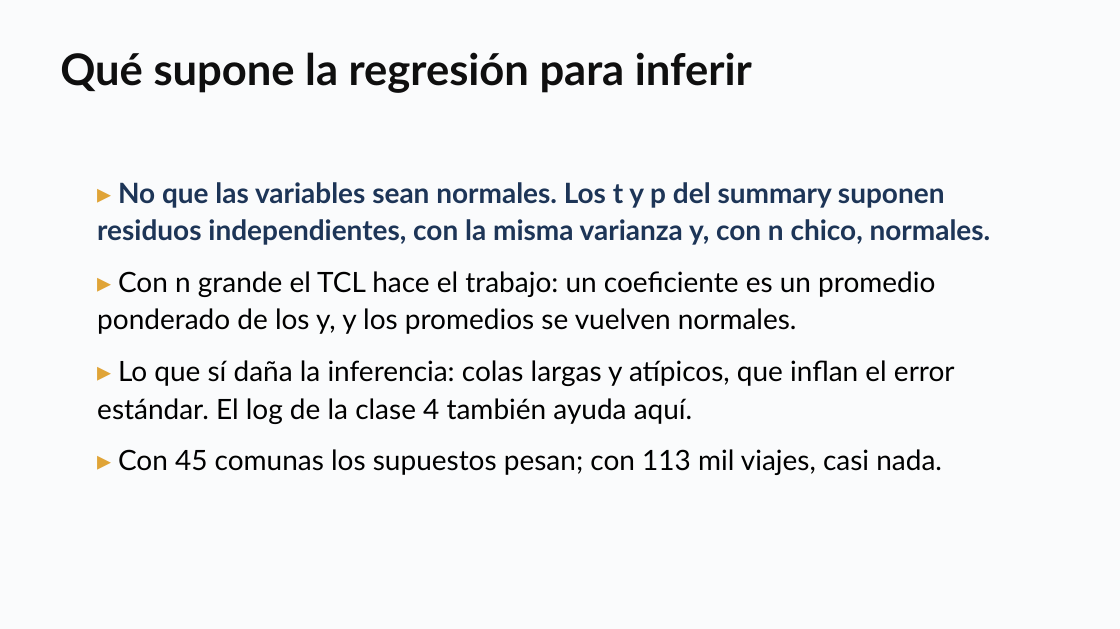
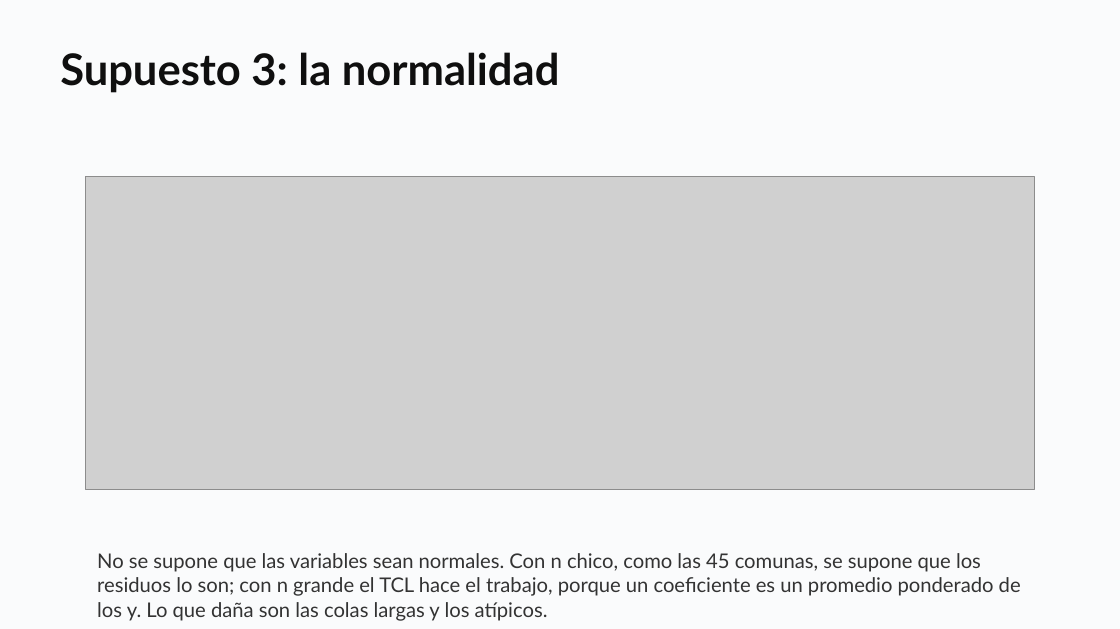
Before and after one commit to daniopitz/diplomado-cdd, a slide deck: slide 29 of presentaciones/clase05_probabilidad_inferencia.pptx (slide 27 before the commit). Drawn at 1120x629 pixels with LibreOffice and Linux fonts; fonts in the diff are those of the drawing; grey boxes stand for pictures. Boxes give left, top, right and bottom in pixels: in the first picture for what was removed or moved away, otherwise in the second. Text is boxed around its words. In the diff, an @@ line names an element or a change of style, - is before the commit and + after.

```diff
--- a/presentaciones/clase05_probabilidad_inferencia.pptx
+++ b/presentaciones/clase05_probabilidad_inferencia.pptx
@@ text at [60,52,560,93]: text changed @@
-Qué supone la regresión para inferir
+Supuesto 3: la normalidad
@@ picture added at [85,177,1034,489] @@
@@ text removed at [97,182,991,475] @@
-▸ No que las variables sean normales. Los t y p del summary suponen residuos independientes, con la misma varianza y, con n chico, normales.
-▸ Con n grande el TCL hace el trabajo: un coeficiente es un promedio ponderado de los y, y los promedios se vuelven normales.
-▸ Lo que sí daña la inferencia: colas largas y atípicos, que inflan el error estándar. El log de la clase 4 también ayuda aquí.
-▸ Con 45 comunas los supuestos pesan; con 113 mil viajes, casi nada.
@@ text added at [97,553,1021,621], 13 pt, text #333333 @@
+No se supone que las variables sean normales. Con n chico, como las 45 comunas, se supone que los residuos lo son; con n grande el TCL hace el trabajo, porque un coeficiente es un promedio ponderado de los y. Lo que daña son las colas largas y los atípicos.
```
Also in this commit, not shown: 2 slides added, 3 other files.
